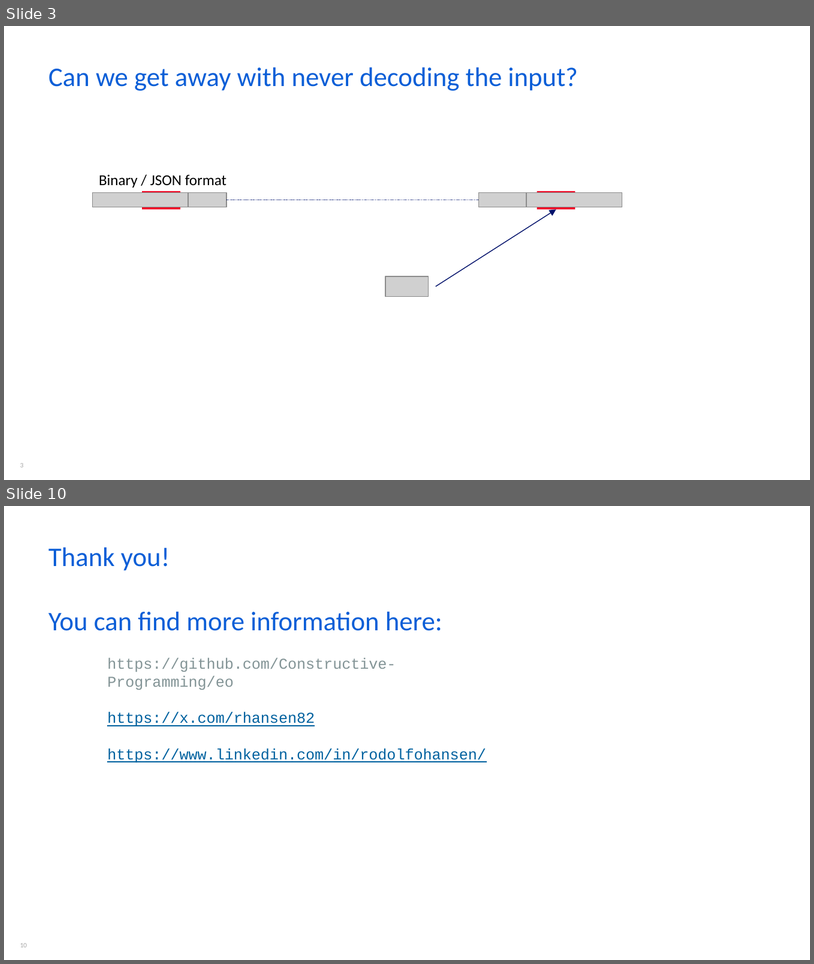
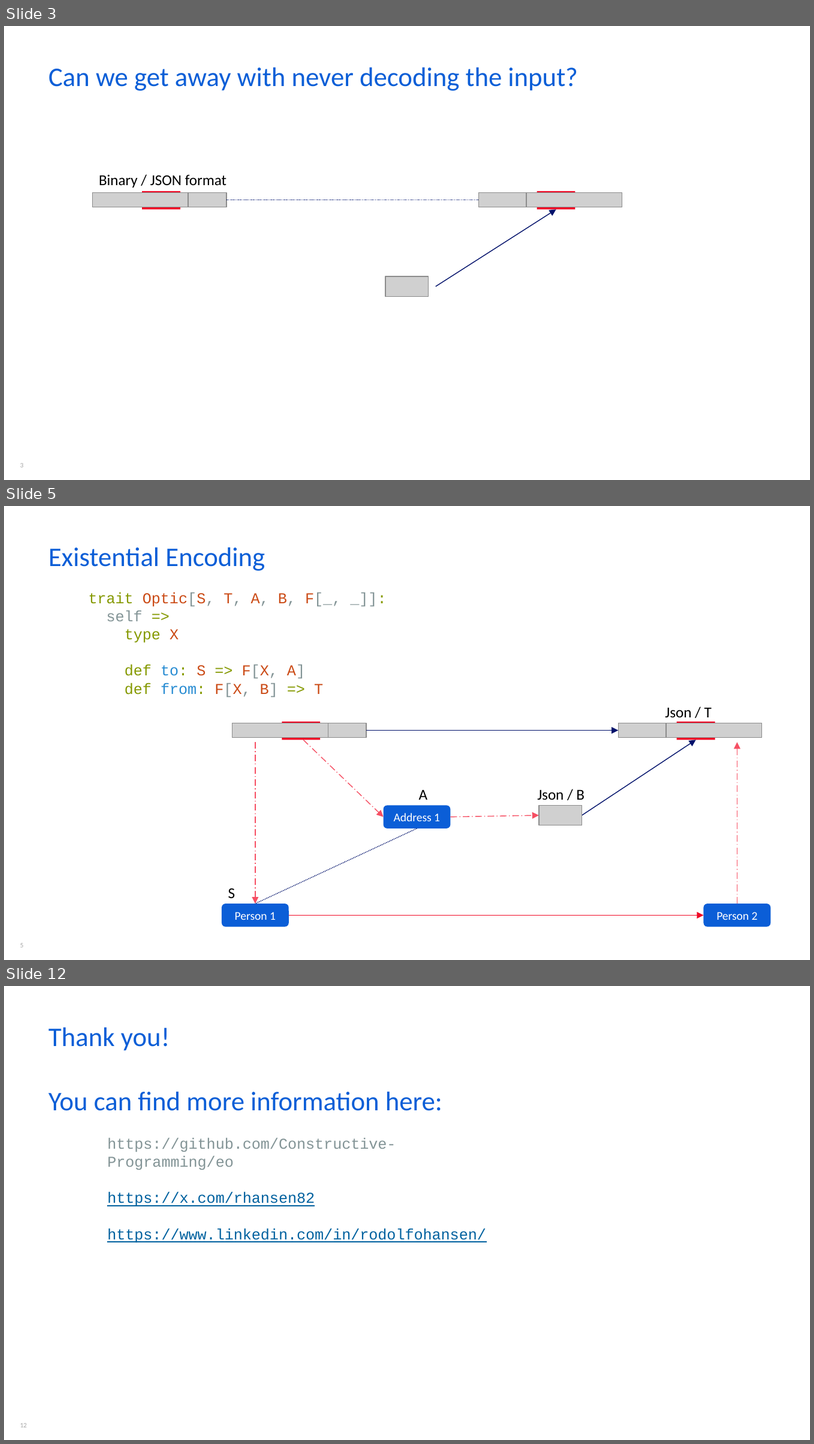
Before and after one commit to Constructive-Programming/eo, a slide deck: ExistentialSerdes.pptx. Shown one above the other, each under a label of ours: slides 3 and 10 before the commit, slides 3, 5 and 12 after it; the slides between them are not shown. The pictures are 814x964 and 814x1444 pixels, drawn with LibreOffice and Linux fonts; fonts in the diff are those of the drawing; grey boxes stand for pictures. Boxes give left, top, right and bottom in pixels: in the first picture for what was removed or moved away, otherwise in the second. Text is boxed around its words. In the diff, an @@ line names an element or a change of style, - is before the commit and + after.

```diff
--- a/ExistentialSerdes.pptx
+++ b/ExistentialSerdes.pptx
@@ slide 5 added at (x1=4, y1=506, x2=810, y2=960), background #FFFFFF @@
@@ title added at (x1=48, y1=547, x2=265, y2=571), 24 pt, text #0B5ED7 @@
+Existential Encoding
@@ text added at (x1=89, y1=592, x2=341, y2=697), 13.5 pt, text #859900 @@
+trait Optic[S, T, A, B, F[_, _]]:
+self =>
+type X
+def to: S => F[X, A]
+def from: F[X, B] => T
@@ group added at (x1=222, y1=707, x2=771, y2=927): 7 arrows, 6 pictures, 4 texts, 3 rounded rectangles, 2 rectangles, 1 line @@
+Address 1
+Person 1
+Person 2
+S
+Json / T
+A
+Json / B
@@ page number added at (x1=20, y1=943, x2=24, y2=947), 6 pt, text #A6A6A6 @@
+5
@@ what was slide 10 is now slide 12 @@
```
Also in this commit, not shown: 6 slides changed, 1 other slide added.
